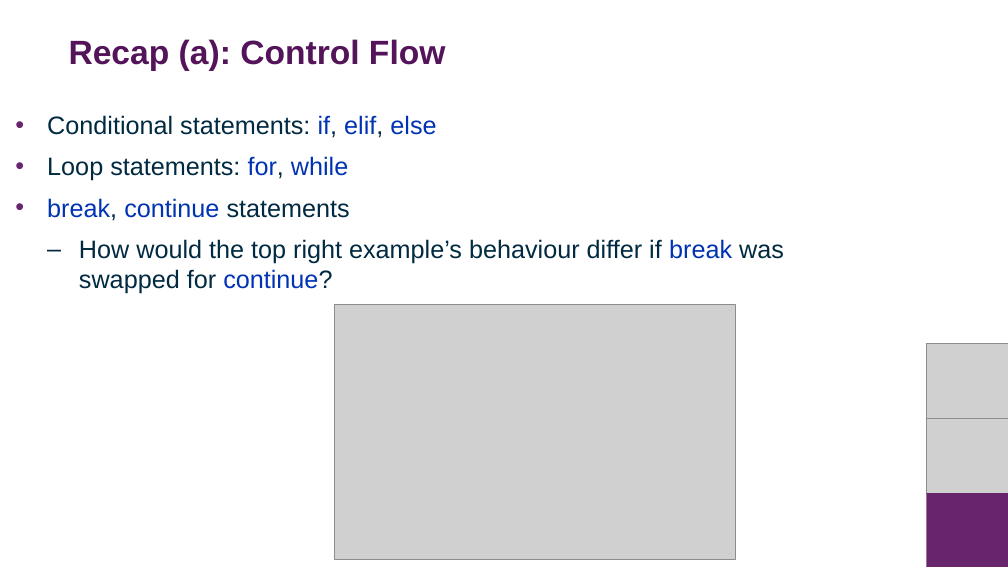
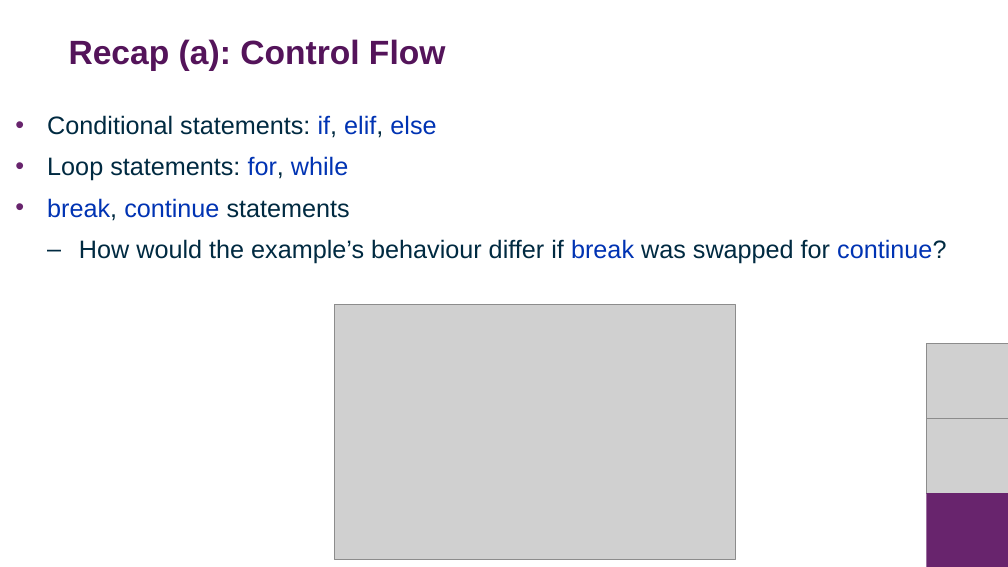
Before and after one commit to DurhamARC/Intermediate-Python, a slide deck: slide 4 of slides/intermediate_python.pptx. Drawn at 1008x567 pixels with LibreOffice and Linux fonts; fonts in the diff are those of the drawing; grey boxes stand for pictures; background and template pictures are left out. Boxes give left, top, right and bottom in pixels: in the first picture for what was removed or moved away, otherwise in the second. Text is boxed around its words. In the diff, an @@ line names an element or a change of style, - is before the commit and + after.

```diff
--- a/slides/intermediate_python.pptx
+++ b/slides/intermediate_python.pptx
@@ text at box(79, 239, 946, 264): text changed @@
-    – How would the top right example’s behaviour differ if break was swapped for continue?
+    – How would the example’s behaviour differ if break was swapped for continue?
```
Also in this commit, not shown: 11 other slides changed, 1 other file.
